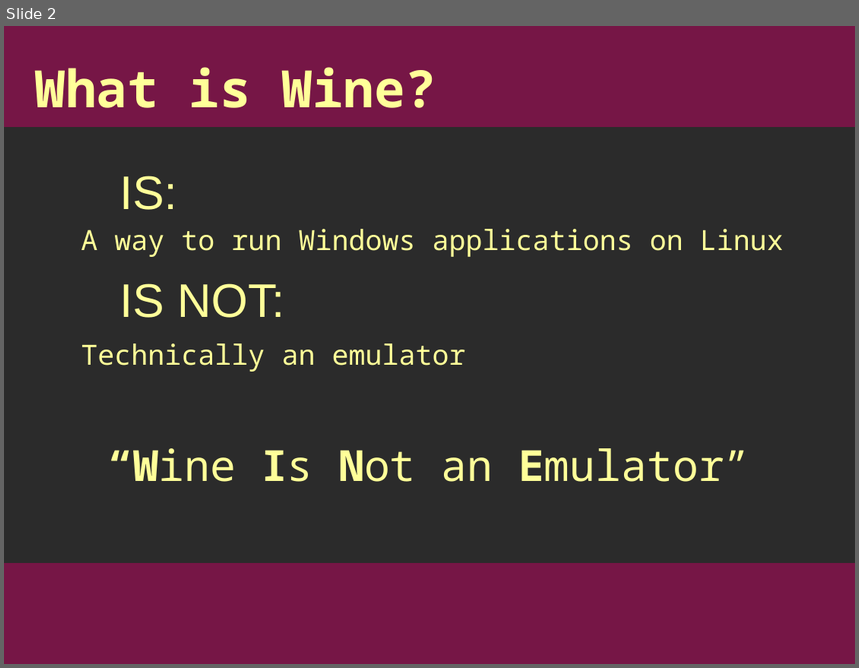
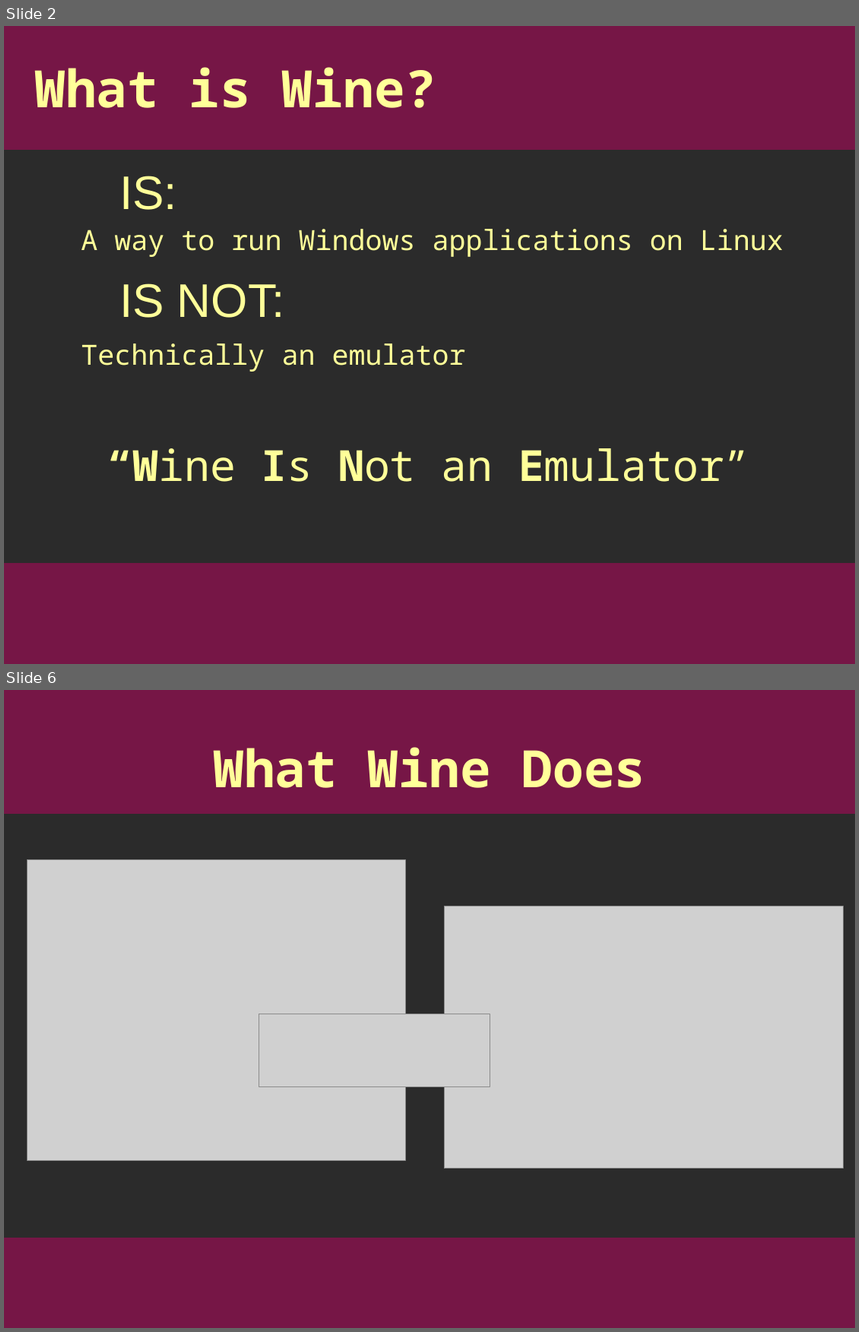
Before and after one commit to Applesauce136/wine-presentation, a slide deck: wine_pres.odp. Shown one above the other, each under a label of ours: slide 2 before the commit, slides 2 and 6 after it; the slides between them are not shown. The pictures are 859x668 and 859x1332 pixels, drawn with LibreOffice and Linux fonts; fonts in the diff are those of the drawing; grey boxes stand for pictures; background and template pictures are left out; a plain dark background stands for a picture behind light text. Boxes give left, top, right and bottom in pixels: in the first picture for what was removed or moved away, otherwise in the second. Text is boxed around its words. In the diff, an @@ line names an element or a change of style, - is before the commit and + after.

```diff
--- a/wine_pres.odp
+++ b/wine_pres.odp
@@ slide 6 added at (x1=4, y1=690, x2=855, y2=1328), background picture (left out); not listed: 2 template elements that a slide beside it also shows @@
@@ title added at (x1=213, y1=747, x2=646, y2=788), 48 pt, text #FFFF99, bold @@
+What Wine Does
@@ picture added at (x1=27, y1=860, x2=405, y2=1161) @@
@@ picture added at (x1=444, y1=907, x2=844, y2=1169) @@
@@ picture added at (x1=259, y1=1015, x2=490, y2=1087) @@
@@ slide 2 changed as well @@
@@ rectangle added at (x1=4, y1=26, x2=855, y2=150), fill #761646, outline #761646 0 pt @@
```
Also in this commit, not shown: 1 other slide changed, 7 other slides added.
